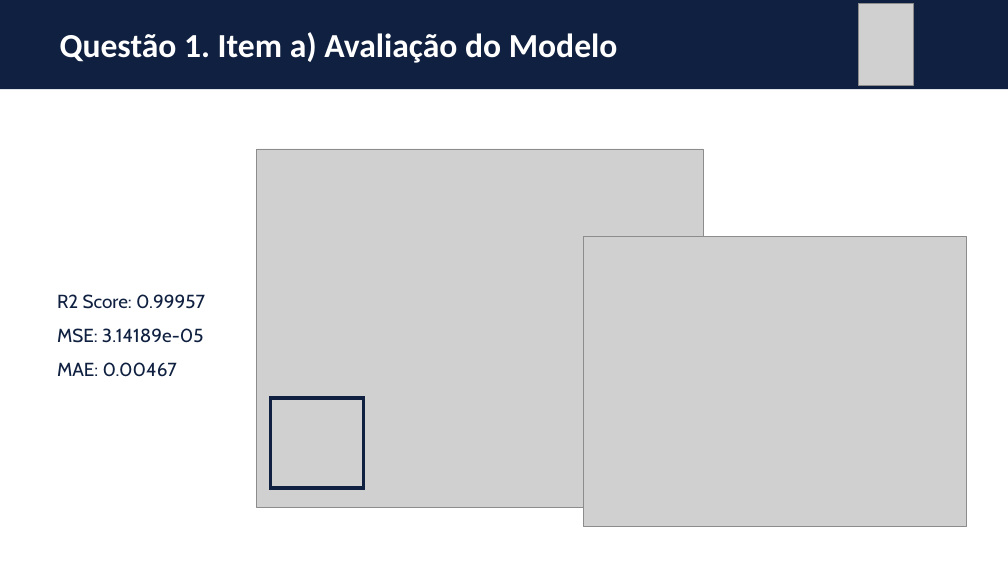
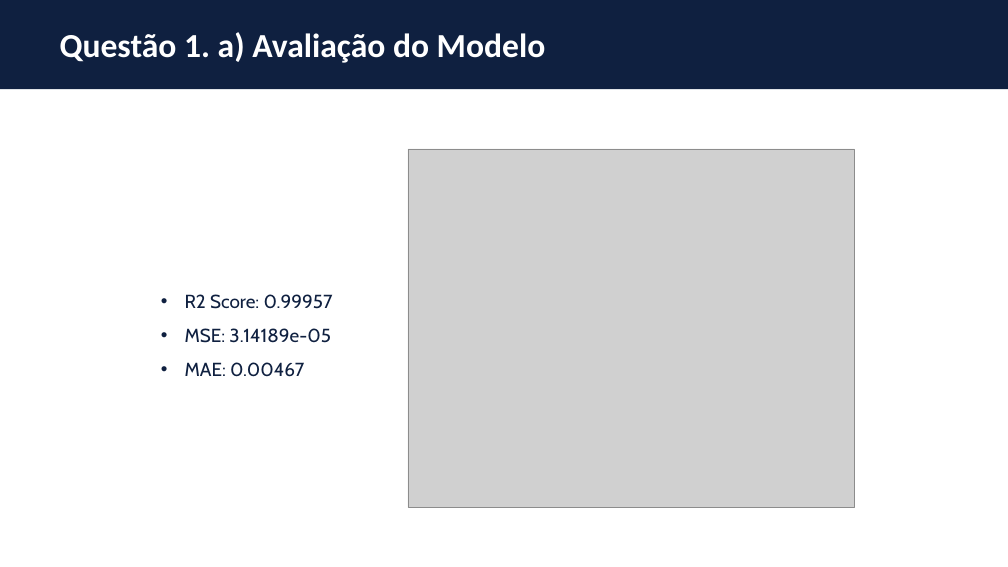
Before and after one commit to thiagoneye/master-deep_learning, a slide deck: slide 5 of DeepLearning/docs/ExerciseList/[DL] Lista de Exercícios - 2025.2 (PPGI).pptx (slide 6 before the commit). Drawn at 1008x567 pixels with LibreOffice and Linux fonts; fonts in the diff are those of the drawing; grey boxes stand for pictures. Boxes give left, top, right and bottom in pixels: in the first picture for what was removed or moved away, otherwise in the second. Text is boxed around its words. In the diff, an @@ line names an element or a change of style, - is before the commit and + after.

```diff
--- a/DeepLearning/docs/ExerciseList/[DL] Lista de Exercícios - 2025.2 (PPGI).pptx
+++ b/DeepLearning/docs/ExerciseList/[DL] Lista de Exercícios - 2025.2 (PPGI).pptx
@@ picture removed at [859,4,913,85] @@
@@ title at [60,32,546,63]: text changed @@
-Questão 1. Item a) Avaliação do Modelo
+Questão 1. a) Avaliação do Modelo
@@ picture: place and size @@
-picture at [256,149,703,507]
+picture at [408,149,855,507]
@@ picture removed at [583,237,966,527] @@
@@ text "R2 Score: 0.99957": place and size @@
-text "R2 Score: 0.99957" at [57,294,205,377]
+text "R2 Score: 0.99957" at [185,294,333,377]
@@ text "R2 Score: 0.99957" at [185,294,333,377]: bullet none to • @@
@@ rectangle removed at [271,399,364,488] @@
```
Also in this commit, not shown: 16 other slides changed, 11 slides added, 3 slides removed, 2 other files.
